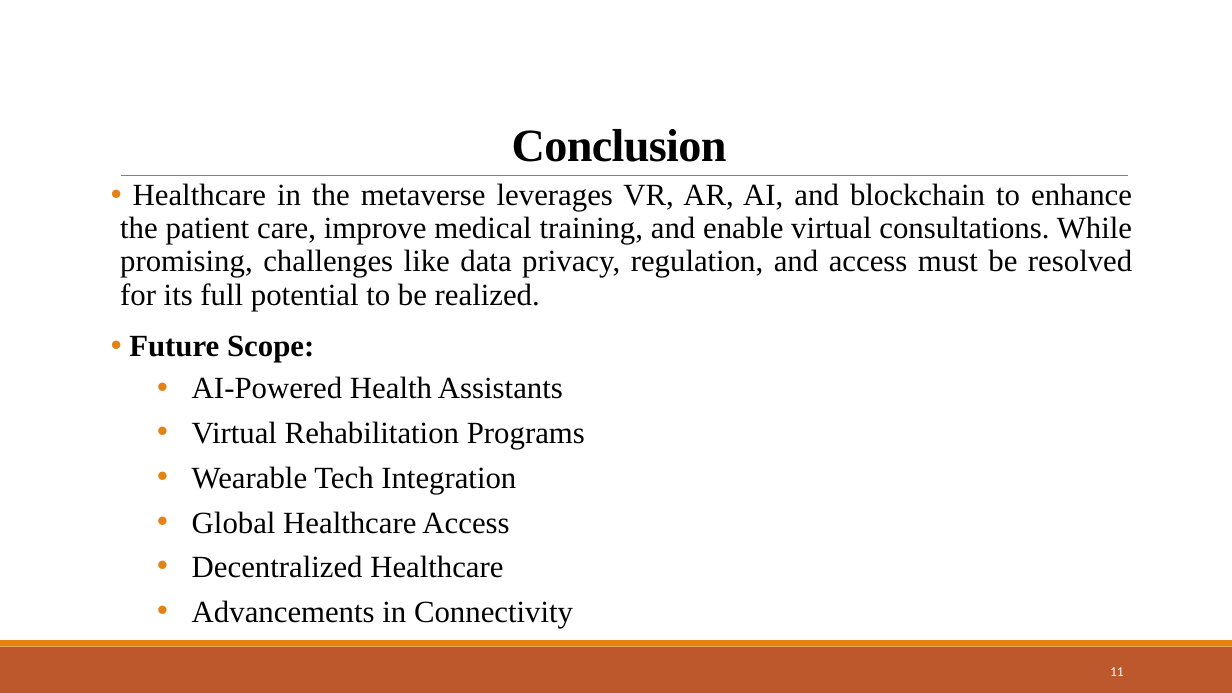
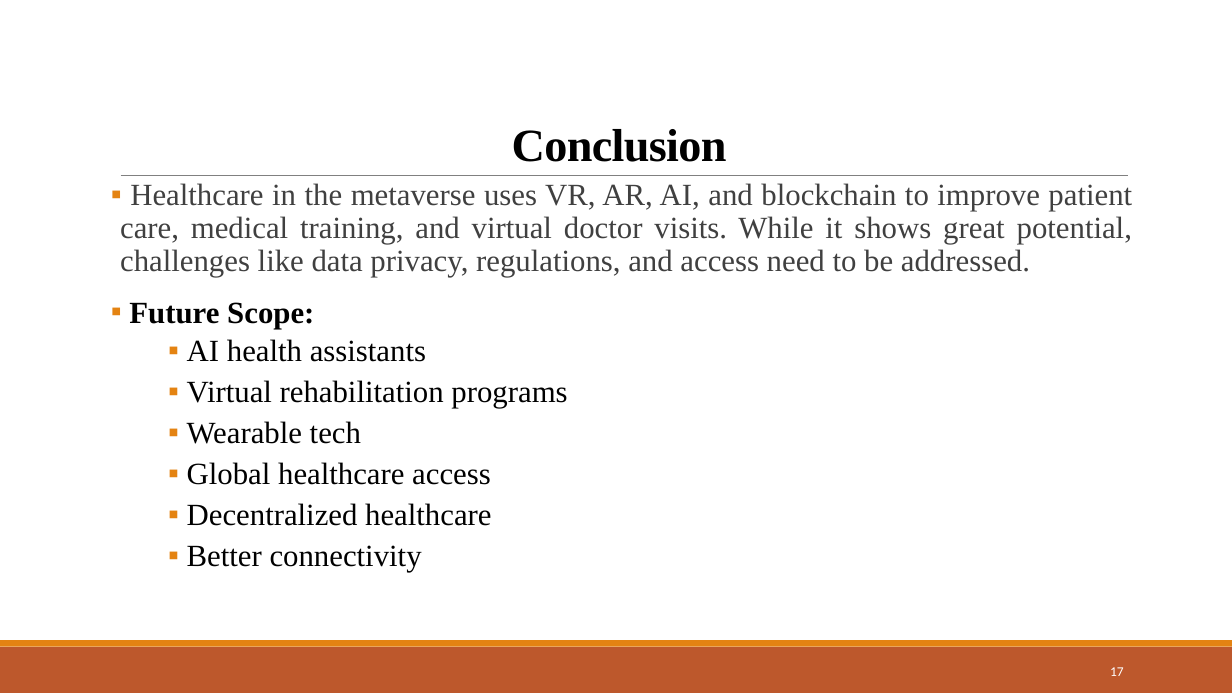
Before and after one commit to Devjethva1111/Metaverse-in-Healthcare, a slide deck: slide 17 of Seminar PPT/23MDS003 - Seminar.pptx (slide 11 before the commit). Drawn at 1232x693 pixels with LibreOffice and Linux fonts; fonts in the diff are those of the drawing. Boxes give left, top, right and bottom in pixels: in the first picture for what was removed or moved away, otherwise in the second. Text is boxed around its words. In the diff, an @@ line names an element or a change of style, - is before the commit and + after.

```diff
--- a/Seminar PPT/23MDS003 - Seminar.pptx
+++ b/Seminar PPT/23MDS003 - Seminar.pptx
@@ text at (120, 183, 1132, 277): text changed; text colour #000000 to #404040 @@
-• Healthcare in the metaverse leverages VR, AR, AI, and blockchain to enhance the patient care, improve medical training, and enable virtual consultations. While promising, challenges like data privacy, regulation, and access must be resolved for its full potential to be realized.
+▪ Healthcare in the metaverse uses VR, AR, AI, and blockchain to improve patient care, medical training, and virtual doctor visits. While it shows great potential, challenges like data privacy, regulations, and access need to be addressed.
@@ text at (129, 302, 314, 329): bullet • to ▪ @@
@@ text at (187, 339, 567, 572): text changed @@
-  • AI-Powered Health Assistants
-  • Virtual Rehabilitation Programs
-  • Wearable Tech Integration
-  • Global Healthcare Access
-  • Decentralized Healthcare
-  • Advancements in Connectivity
+      ▪ AI health assistants
+      ▪ Virtual rehabilitation programs
+      ▪ Wearable tech
+      ▪ Global healthcare access
+      ▪ Decentralized healthcare
+      ▪ Better connectivity
@@ page number at (1110, 667, 1124, 676): text changed @@
-11
+17
```
Also in this commit, not shown: 12 other slides changed, 6 slides added, 3 other files.
